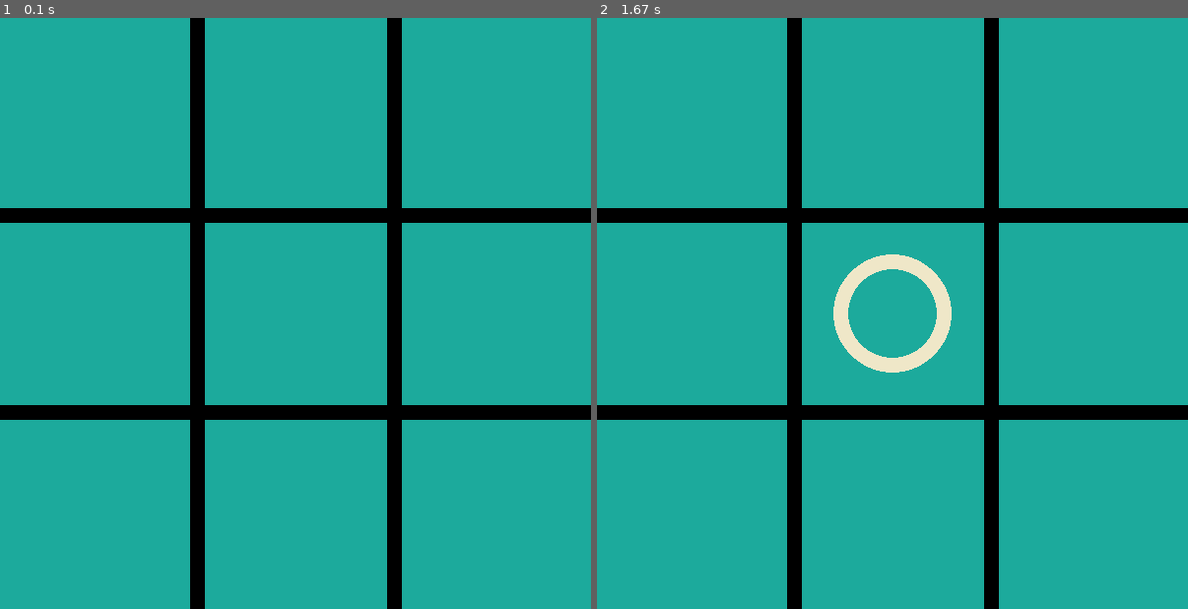
Above: before the commit, frames 1-2 (left to right).
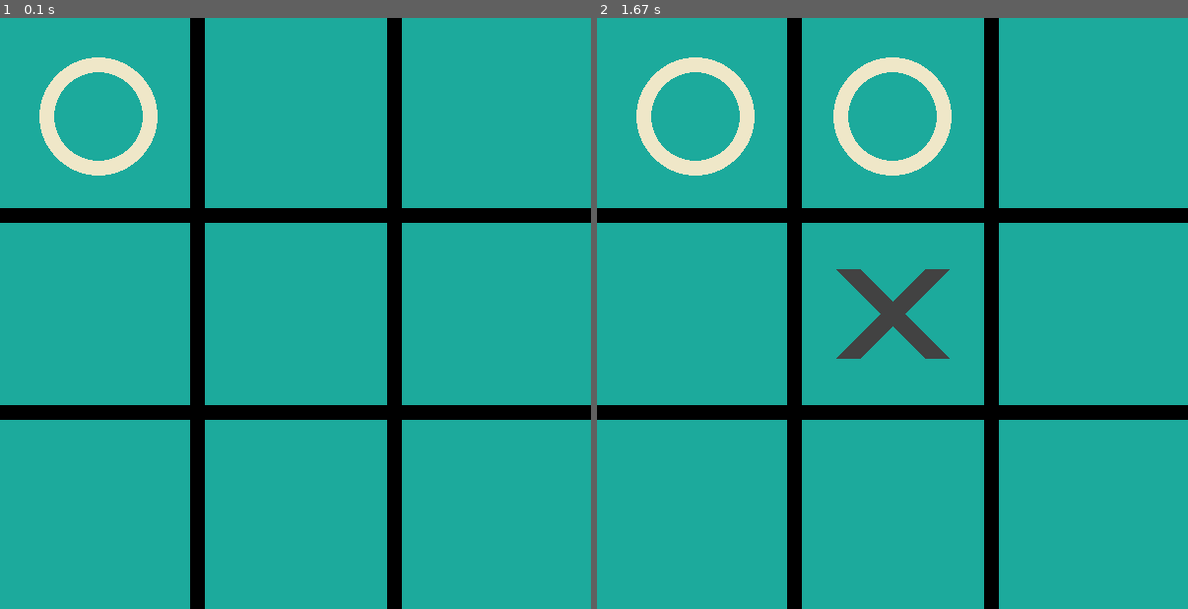
Above: after the commit, the same moments.

Repository: wannieman98/Tictactoe-bot
Game: pygame game, started from tictactoe.py
The game is run twice, just before and just after one commit, with the same random seed, the same clock (stepped at 60 frames per second) and the same inputs.
Inputs (mouse positions are in pixels of both pictures, inside the frame that each line leads up to):
- Up to frame 1 (0.1 s): no input
- Up to frame 2 (1.67 s): click (892, 313) at 0.38 s

The runs differ from the first frame. In frame 1, 1.4% of the frame differs, in the area x 6-27%, y 6-27%; in frame 2, 5.0%, in the area x 6-60%, y 6-60%.

Commit message:
minimax algorithm

Diff:
--- a/game.py
+++ b/game.py
@@ -1,5 +1,6 @@
 import numpy as np
 import random
+import math
 
 BOARD_ROWS = 3
 BOARD_COLS = 3
@@ -33,6 +34,36 @@
         self.playerTurn = 1
         self.isEnd = False
 
+    def winner(self):
+        for i in range(BOARD_ROWS):
+            if sum(self.board[i,:]) == 3:
+                self.isEnd = True
+                return 1
+            elif sum(self.board[i,:]) == -3:
+                self.isEnd = True
+                return -1
+        for i in range(BOARD_COLS):
+            if sum(self.board[:,i]) == 3:
+                self.isEnd = True
+                return 1
+            elif sum(self.board[:,i]) == -3:
+                self.isEnd = True
+                return -1
+        diag_sum1 = sum([self.board[i, i] for i in range(BOARD_COLS)])
+        diag_sum2 = sum([self.board[i, BOARD_COLS - i - 1] for i in range(BOARD_COLS)])
+        diag_sum = max(abs(diag_sum1), abs(diag_sum2))
+        if diag_sum == 3:
+            self.isEnd = True
+            if diag_sum1 == 3 or diag_sum2 == 3:
+                return 1
+            else:
+                return -1
+        if self.isEnd == False and not self.isBoardFull():
+            self.isEnd == True
+            return 0
+        else:
+            return None
+
 class HumanPlayer:
     def __init__(self, name):
         self.name = name
@@ -44,6 +75,49 @@
     def __init__(self):
         self.name = "computer"
 
-    def move(self):
-        #TODO: use minimax algorithm make this self.playerTurn unbeatable
-        return (random.randint(0,2), random.randint(0,2))
+    def move(self, board: Board):
+        #TODO: use minimax algorithm make this ai player unbeatable
+        bestScore = -math.inf
+        bestMove = (0,0)
+        curr_score = 0
+        for x in range(board.row):
+            for y in range(board.col):
+                if board.isAvailable(x,y):
+                    curr_score = minimax(board, 0, False, board.playerTurn)
+                    if(curr_score > bestScore):
+                        bestScore = curr_score
+                        bestMove = (x,y)
+        return bestMove
+
+# minimax algorithm
+def minimax(board: Board, depth: int, isMaximizing: bool, turn: int) -> int:
+    if board.winner() != None:
+        if board.winner() == board.playerTurn:
+            return 10
+        elif board.winner() == 0:
+            return 0
+        else:
+            return -10
+
+    if isMaximizing:
+        bestScore = -math.inf
+        for x in range(board.row):
+            for y in range(board.col):
+                if board.isAvailable(x,y):
+                    board.board[x][y] = turn
+                    turn = 1 if turn == -1 else -1
+                    curr_score = minimax(board, depth+1, False, turn)
+                    board.board[x][y] = 0
+                    bestScore = max(curr_score, bestScore)
+        return bestScore
+    else:
+        bestScore = math.inf
+        for x in range(board.row):
+            for y in range(board.col):
+                if board.isAvailable(x,y):
+                    board.board[x][y] = turn
+                    turn = 1 if turn == -1 else -1
+                    curr_score = minimax(board, depth+1, True, turn)
+                    board.board[x][y] = 0
+                    bestScore = min(curr_score, bestScore)
+        return bestScore
--- a/tictactoe.py
+++ b/tictactoe.py
@@ -28,6 +28,7 @@
         self.draw_figure(row, col)
         self.board.playerTurn = 1 if self.board.playerTurn == -1 else -1
         self.board.curr_player = self.board.player1 if self.board.curr_player == self.board.player2 else self.board.player2
+        self.IsGameOver()
 
     def restart(self):
         self.screen.fill(self.backgroud_color)
@@ -129,7 +130,7 @@
 
 def play():
     # initialize players
-    p1 = game.HumanPlayer("asdf")
+    p1 = game.computerPlayer()
     p2 = game.HumanPlayer("Wan")
     # initialzie tictactoe
     pg.init()
@@ -147,18 +148,19 @@
             if event.type == pg.QUIT:
                 sys.exit()
             print(new_game.board.isEnd)
+            # FIXME: for some reason the game does not end immediately when the game ends.
+            if new_game.board.curr_player.name == "computer" and new_game.board.isEnd == False:
+                x,y = new_game.board.curr_player.move(new_game.board)
+                while not new_game.board.isAvailable(x,y):
+                    x,y = new_game.board.curr_player.move()
+                new_game.mark_board(x,y)
             if new_game.board.curr_player.name != "computer" and new_game.board.isEnd == False:
                 if event.type == pg.MOUSEBUTTONDOWN:
                     x,y = new_game.getXYPosition(event)
                     if new_game.board.isAvailable(x,y):
                         new_game.mark_board(x,y)
-                        new_game.IsGameOver()
 
-            elif new_game.board.curr_player.name == "computer" and new_game.board.isEnd == False:
-                x,y = new_game.board.curr_player.move()
-                while not new_game.board.isAvailable(x,y):
-                    x,y = new_game.board.curr_player.move()
-                new_game.mark_board(x,y)
+
                 print(new_game.board.isEnd)
 
 
